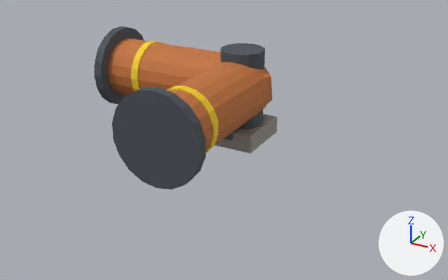
The glTF model export/unity/tuyau_coude_t1.glb, before and after one commit.
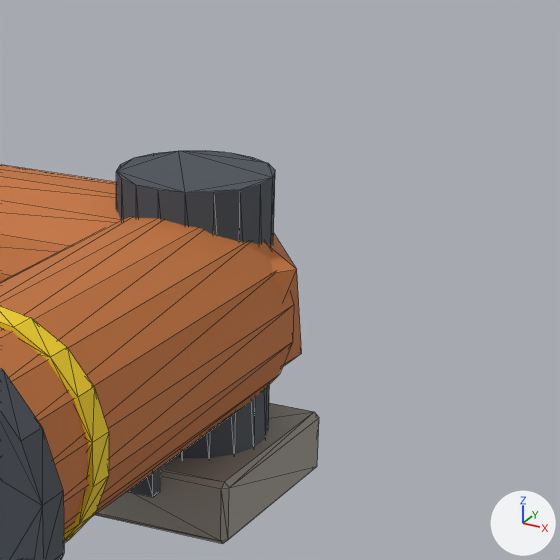
Each version is shown whole from a camera (50 mm lens) standing at (0.865, -1.696, 0.827) and looking at (-0.022, -0.082, 0.02), then close up on the part from 42% to 77% of the width and 0% to 56% of the height. The axes (+X, +Y, +Z) are drawn at lower right. The lights are the same throughout. The older version's two pictures come first. The close-ups show mesh edges as thin lines. Vertices at exactly the same position are counted once.

In view in the first close-up: 'pieces_acier_sombre.044', 'pieces_beton.044', 'pieces_cuivre.016', 'pieces_rive_t1.014'.
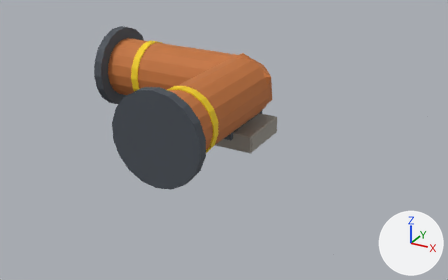
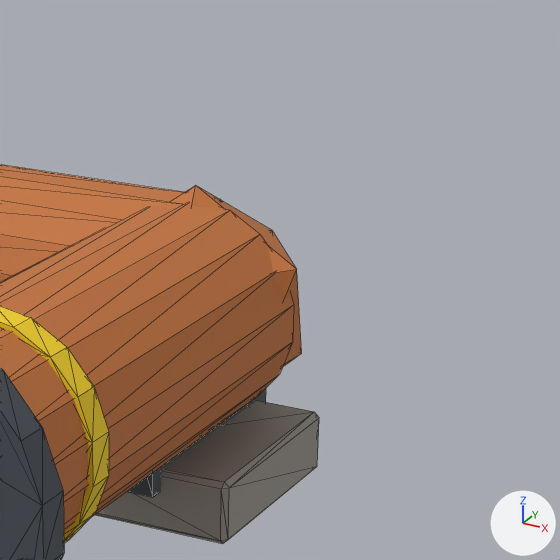
The change, as a diff of the scene's bpy script:
```diff
--- a/export/unity/tuyau_coude_t1.glb.py
+++ b/export/unity/tuyau_coude_t1.glb.py
@@ me_pieces_acier_sombre_051 @@
 # used by ob_pieces_acier_sombre_044; location = (0.0, 0.0, 0.0)
-me_pieces_acier_sombre_051.from_pydata(...)  # 116 vertices, 216 faces; spans x -0.494..0.136, y -0.494..0.138, z 0.04..0.318
+me_pieces_acier_sombre_051.from_pydata(...)  # 80 vertices, 148 faces; spans x -0.494..0.136, y -0.494..0.138, z 0.04..0.318
+# me_pieces_acier_sombre_051 part 1: the loose piece of 36 vertices spanning x -0.069..0.069, y -0.07..0.07, z 0.055..0.305 is deleted
 me_pieces_acier_sombre_051.materials.append(mat_acier_sombre)
```

Changed parts and their boxes [x1, y1, x2, y2] in the close-ups (560 x 560 px):
'pieces_acier_sombre.044', reshaped
    before: [0, 151, 275, 560]
    after: [0, 368, 266, 560]
part 1 of me_pieces_acier_sombre_051, deleted
    before: [116, 151, 275, 458]
